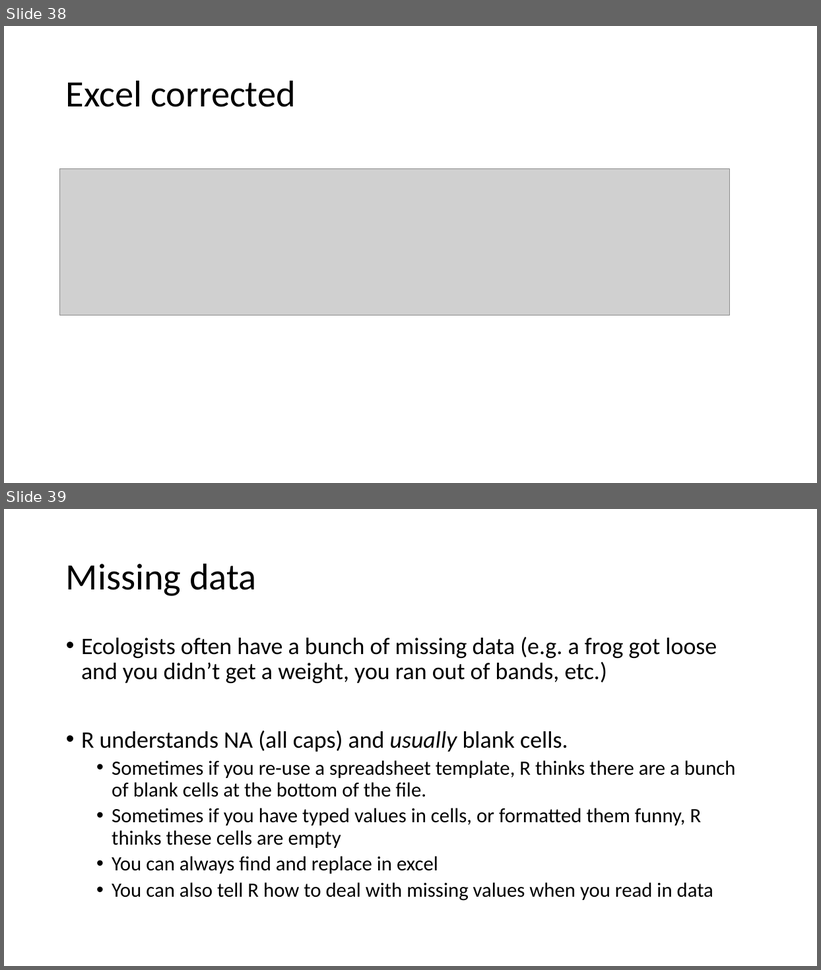
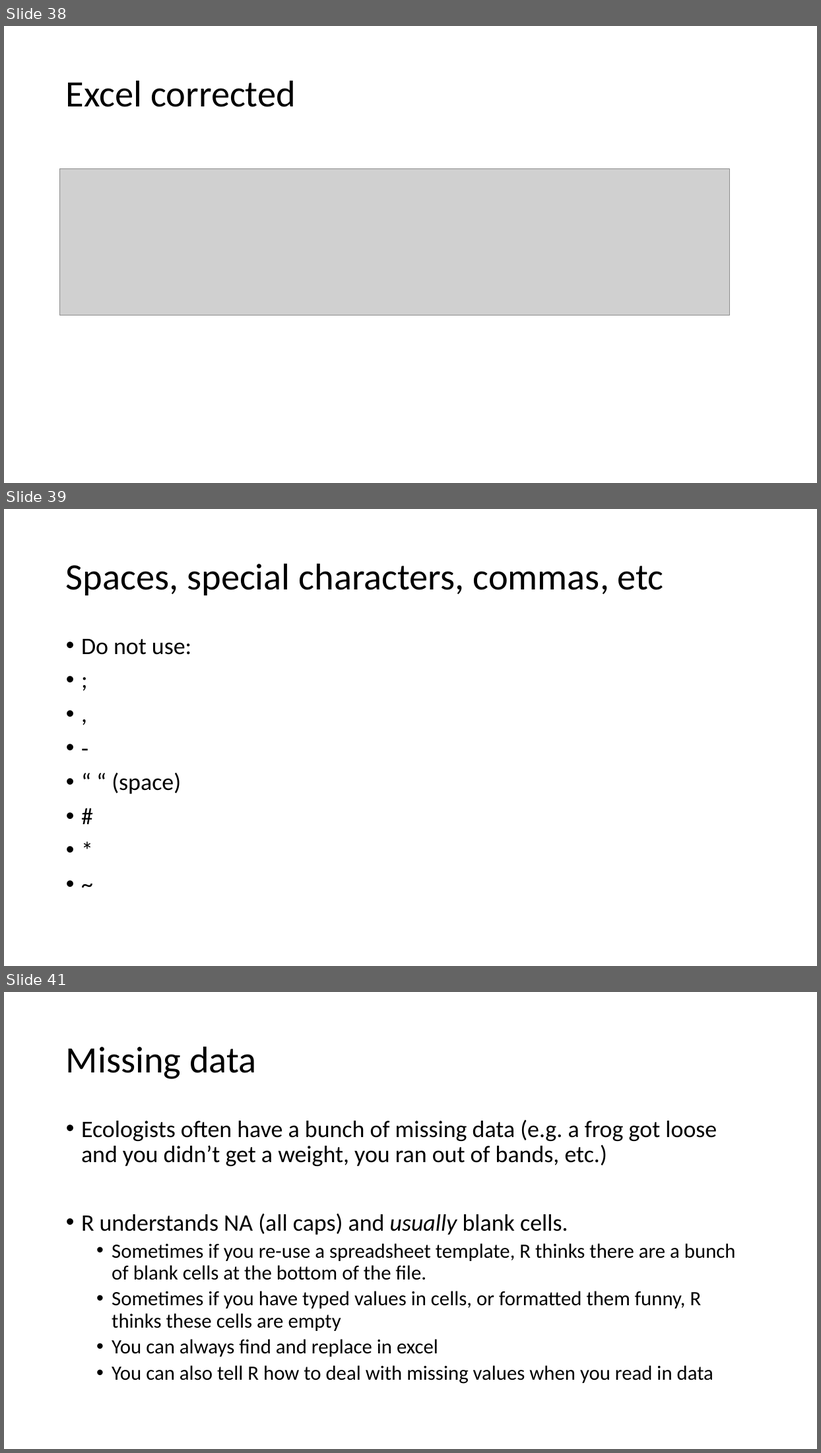
Before and after one commit to VTQuantMethodsEEB/klangwig, a slide deck: lectures/week_1_intro_to_R/le1_intro_to_R.pptx. Shown one above the other, each under a label of ours: slides 38 and 39 before the commit, slides 38, 39 and 41 after it; the slides between them are not shown. The pictures are 821x970 and 821x1453 pixels, drawn with LibreOffice and Linux fonts; fonts in the diff are those of the drawing; grey boxes stand for pictures. Boxes give left, top, right and bottom in pixels: in the first picture for what was removed or moved away, otherwise in the second. Text is boxed around its words. In the diff, an @@ line names an element or a change of style, - is before the commit and + after.

```diff
--- a/lectures/week_1_intro_to_R/le1_intro_to_R.pptx
+++ b/lectures/week_1_intro_to_R/le1_intro_to_R.pptx
@@ slide 39 added at (4, 509, 817, 966), background #FFFFFF @@
@@ title added at (66, 563, 664, 595), 44 pt, text #000000 @@
+Spaces, special characters, commas, etc
@@ text added at (81, 639, 191, 794), 28 pt, text #000000 @@
+• Do not use:
+• ;
+• ,
+• -
+• “ “ (space)
+• #
+• *
+• ~
@@ what was slide 39 is now slide 41 @@
```
Also in this commit, not shown: 3 slides changed, 1 other slide added, 30 other files.
